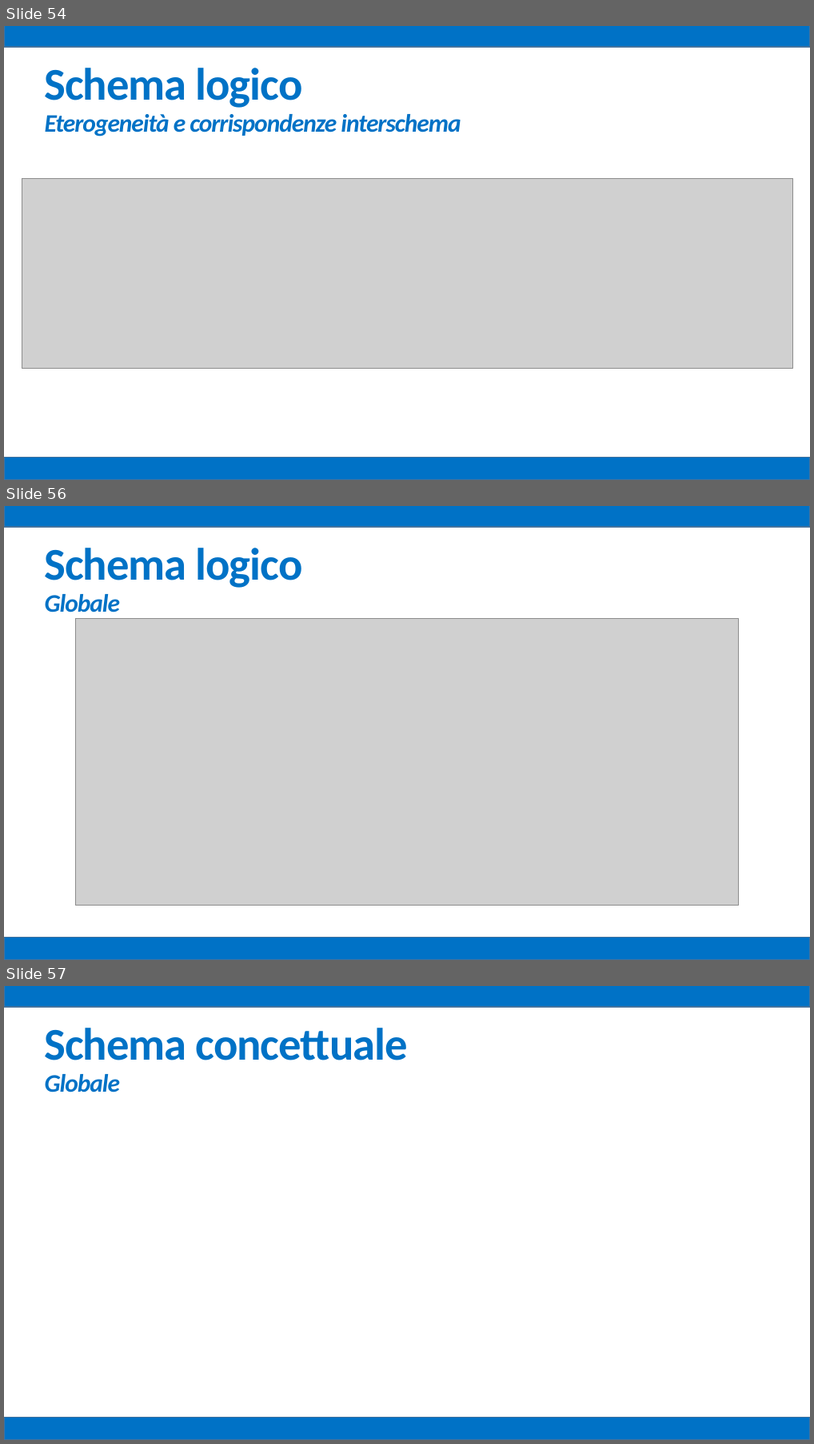
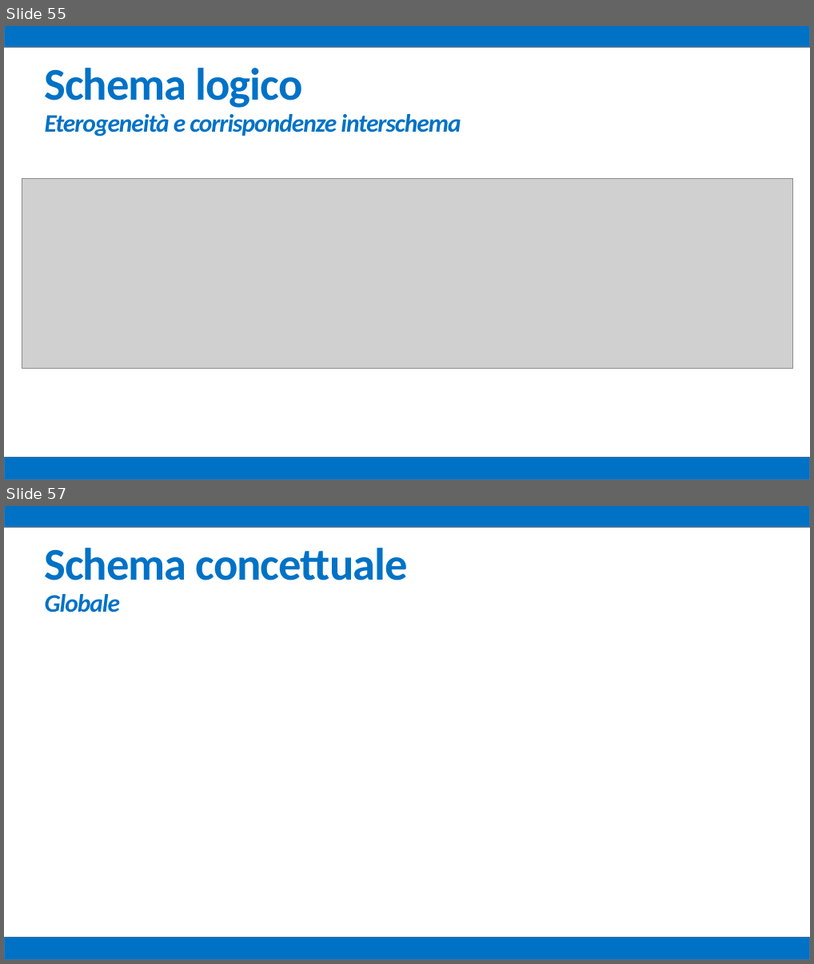
Before and after one commit to mz1991/ProgettoFebbraio2015, a slide deck: Febbraio 2015.pptx. Shown one above the other, each under a label of ours: slides 54, 56 and 57 before the commit, slides 55 and 57 after it; the slides between them are not shown. The pictures are 814x1444 and 814x964 pixels, drawn with LibreOffice and Linux fonts; fonts in the diff are those of the drawing; grey boxes stand for pictures. Boxes give left, top, right and bottom in pixels: in the first picture for what was removed or moved away, otherwise in the second. Text is boxed around its words. In the diff, an @@ line names an element or a change of style, - is before the commit and + after.

Commit message:
Presentazione
Logico scritto a manina

```diff
--- a/Febbraio 2015.pptx
+++ b/Febbraio 2015.pptx
@@ slide 56 removed at box(4, 506, 810, 960), background #FFFFFF @@
@@ rectangle removed at box(4, 506, 810, 527) @@
@@ text removed at box(45, 548, 303, 612) @@
-Schema logico
-Globale
@@ picture removed at box(75, 619, 739, 905) @@
@@ rectangle removed at box(4, 936, 810, 960) @@
@@ what was slide 54 is now slide 55 @@
```
Also in this commit, not shown: 29 slides changed, 1 slide added, 1 other file.
